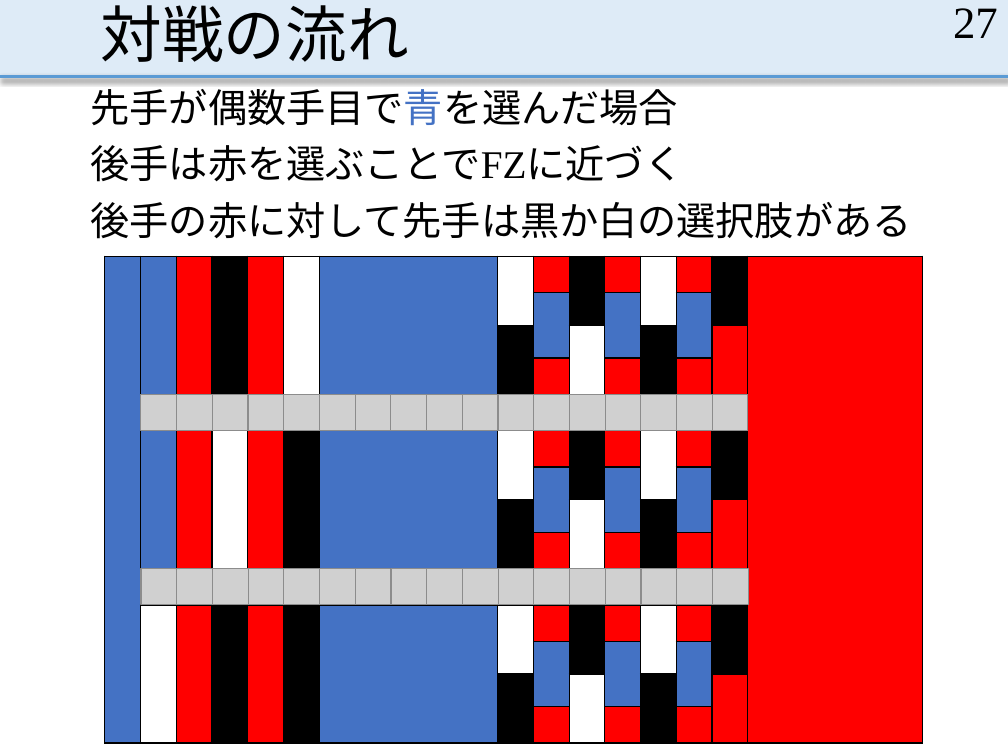
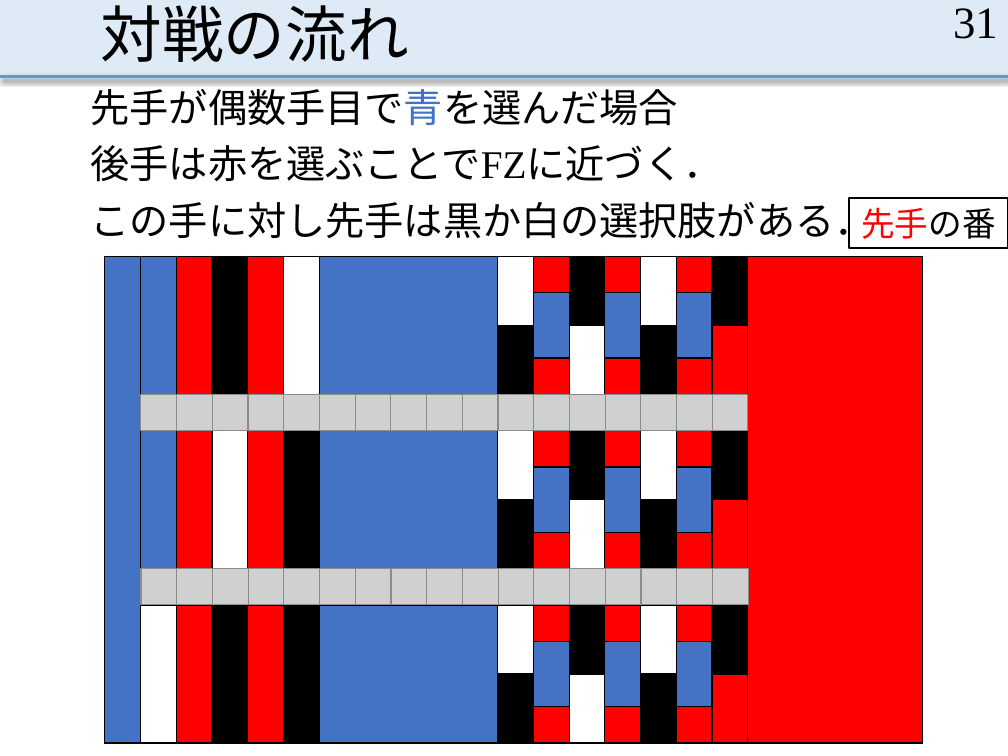
Before and after one commit to MasayaOda/SR, a slide deck: slide 31 of 190513oda.pptx (slide 27 before the commit). Drawn at 1008x756 pixels with LibreOffice and Linux fonts; fonts in the diff are those of the drawing; grey boxes stand for pictures. Boxes give left, top, right and bottom in pixels: in the first picture for what was removed or moved away, otherwise in the second. Text is boxed around its words. In the diff, an @@ line names an element or a change of style, - is before the commit and + after.

Commit message:
高校の偶数手目の選択肢を追う

```diff
--- a/190513oda.pptx
+++ b/190513oda.pptx
@@ page number at bbox=[953, 8, 998, 39]: text changed @@
-27
+31
@@ text at bbox=[91, 145, 874, 246]: text changed @@
-後手は赤を選ぶことでFZに近づく
-後手の赤に対して先手は黒か白の選択肢がある
+後手は赤を選ぶことでFZに近づく．
+この手に対し先手は黒か白の選択肢がある．
@@ rectangle added at bbox=[849, 198, 1008, 248], fill #FFFFFF, outline #000000 1.5 pt, 24 pt, text #FF0000 @@
+先手の番
```
Also in this commit, not shown: 9 other slides changed, 4 slides added.
